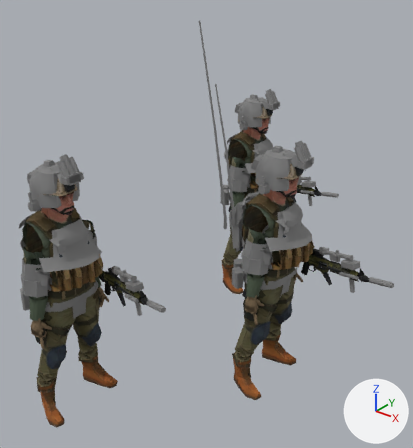
Renders of the Blender file art/parts/inf_kit/inf_squad.blend from each side of a commit.
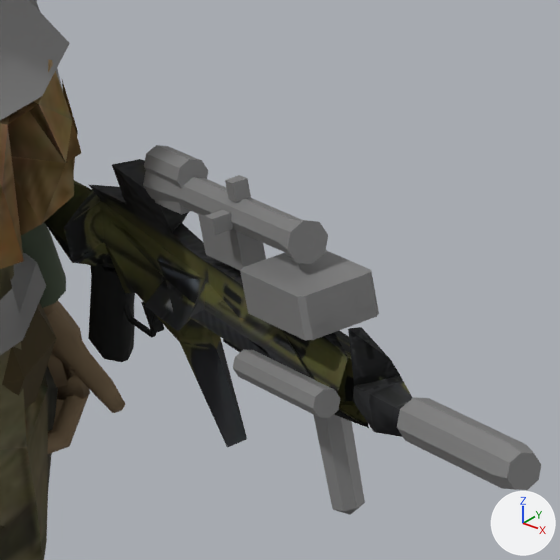
The first picture shows the older version from a 50 mm lens placed at (2.26, -2.95, 2.93), pointed at (0.06, -0.2, 1.23). The close-ups show the older and then the newer version on the part from 22% to 41% of the width and 55% to 72% of the height of that picture. Only the edits that show in the close-ups are written down. Lighting does not change. The marker at lower right points along +X, +Y and +Z.

Before the edit, the objects in view are built like this:
```python
me_kit_firepower_1_red_dot_f0 = bpy.data.meshes.new('kit_firepower_1_red_dot_f0')
me_kit_firepower_1_red_dot_f0.from_pydata(...)  # 24 vertices, 40 faces; spans x -0.1785..-0.1081, y -0.8782..-0.833, z 1.0596..1.1202
me_kit_firepower_1_red_dot_f0.polygons.foreach_set('use_smooth', [True] * 40)
me_kit_firepower_1_red_dot_f0.materials.append(mat_kit_stub)  # picture img_kit_stub_2x2
me_kit_firepower_2_lpvo_f0 = bpy.data.meshes.new('kit_firepower_2_lpvo_f0')
me_kit_firepower_2_lpvo_f0.from_pydata(...)  # 56 vertices, 92 faces; spans x -0.176..0.086, y -0.934..-0.83, z 1.049..1.156
me_kit_firepower_2_lpvo_f0.polygons.foreach_set('use_smooth', [True] * 92)
me_kit_firepower_2_lpvo_f0.materials.append(mat_kit_stub)  # picture img_kit_stub_2x2
me_uniform = bpy.data.meshes.new('uniform')
me_uniform.from_pydata(...)  # 14526 vertices, 9963 faces; spans x -0.63..0.73, y -1.34..1.34, z 0.08..1.78
me_uniform.materials.append(mat_bakedmaterial)  # picture img_base_color
ob_kit_firepower_1_red_dot_f0 = bpy.data.objects.new('kit_firepower_1_red_dot_f0', me_kit_firepower_1_red_dot_f0)
ob_kit_firepower_1_red_dot_f0.location = (0.0, 0.0, 0.0)
ob_kit_firepower_2_lpvo_f0 = bpy.data.objects.new('kit_firepower_2_lpvo_f0', me_kit_firepower_2_lpvo_f0)
ob_kit_firepower_2_lpvo_f0.location = (0.0, 0.0, 0.0)
ob_uniform = bpy.data.objects.new('uniform', me_uniform)
ob_uniform.location = (0.0, 0.0, 0.0)
# also in view: 'kit_firepower_2_weapon_light_f0' at (0.1, -0.97, 1.03); 'kit_armour_1_carrier_f0' at (-0.43, -1.05, 1.24); 'kit_firepower_3_suppressor_f0' at (0.31, -0.98, 1.07); 'kit_firepower_1_foregrip_f0' at (0.11, -0.92, 0.95); 'weapon' at (0.3, 0.2, 0.95)
```
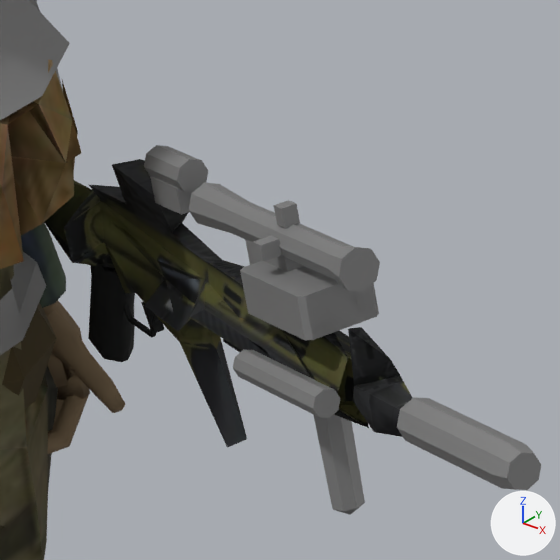
What changed in the scene script:
```text
Change me_kit_firepower_2_lpvo_f0:
    used by ob_kit_firepower_2_lpvo_f0; location = (0.0, 0.0, 0.0)
    remove me_kit_firepower_2_lpvo_f0.from_pydata(...)  # 56 vertices, 92 faces; spans x -0.176..0.086, y -0.934..-0.83, z 1.049..1.156
    add me_kit_firepower_2_lpvo_f0.from_pydata(...)  # 56 vertices, 92 faces; spans x -0.095..0.166, y -0.956..-0.852, z 1.064..1.171
    me_kit_firepower_2_lpvo_f0 part 1: the loose piece of 32 vertices spanning x -0.176..0.086, y -0.934..-0.83, z 1.056..1.156 is moved by (0.081, -0.022, 0.016)
    me_kit_firepower_2_lpvo_f0 part 2: the loose piece of 8 vertices spanning x -0.045..-0.024, y -0.919..-0.898, z 1.102..1.119 is deleted
    me_kit_firepower_2_lpvo_f0 part 3: the loose piece of 8 vertices spanning x -0.091..-0.011, y -0.901..-0.86, z 1.049..1.104 is deleted
    me_kit_firepower_2_lpvo_f0 part 4: the loose piece of 8 vertices spanning x -0.044..-0.024, y -0.894..-0.876, z 1.122..1.142 is deleted
    me_kit_firepower_2_lpvo_f0 part 5: 24 vertices added at x -0.01..0.07, y -0.94..-0.882, z 1.064..1.158
```

Changed parts and their boxes (x1, y1, x2, y2) in the close-ups (560 x 560 px; the box of a moved part takes in the faces that stretch with it):
'kit_firepower_2_lpvo_f0', reshaped (9% taller)
    before: (143, 170, 328, 270)
    after: (189, 183, 380, 292)
part 1 of me_kit_firepower_2_lpvo_f0, moved or reshaped
    before: (143, 170, 328, 264)
    after: (189, 183, 380, 291)
part 2 of me_kit_firepower_2_lpvo_f0, deleted
    before: (205, 210, 233, 235)
part 3 of me_kit_firepower_2_lpvo_f0, deleted
    before: (198, 213, 266, 270)
part 4 of me_kit_firepower_2_lpvo_f0, deleted
    before: (225, 175, 251, 202)
part 5 of me_kit_firepower_2_lpvo_f0, added
    after: (245, 200, 304, 272)
